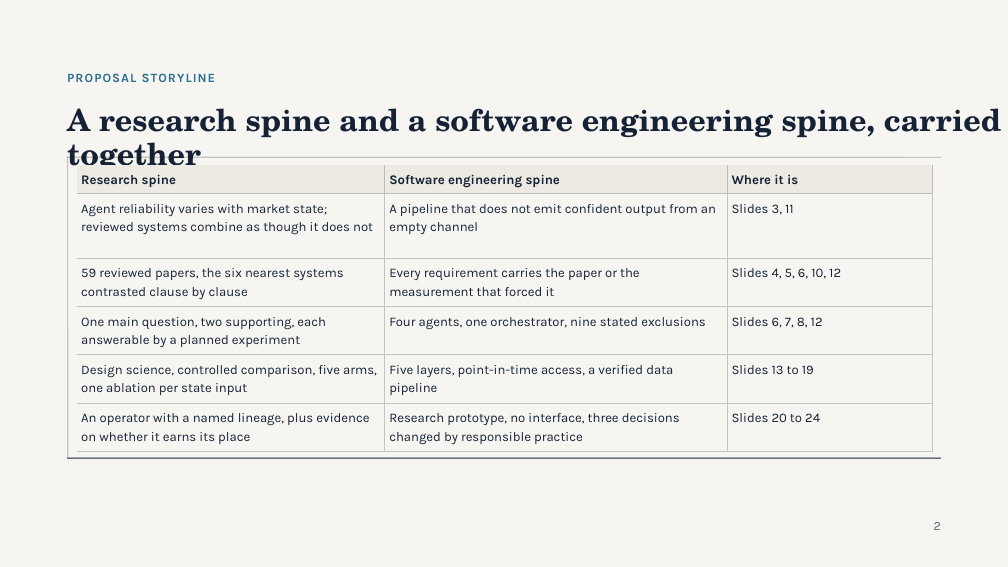
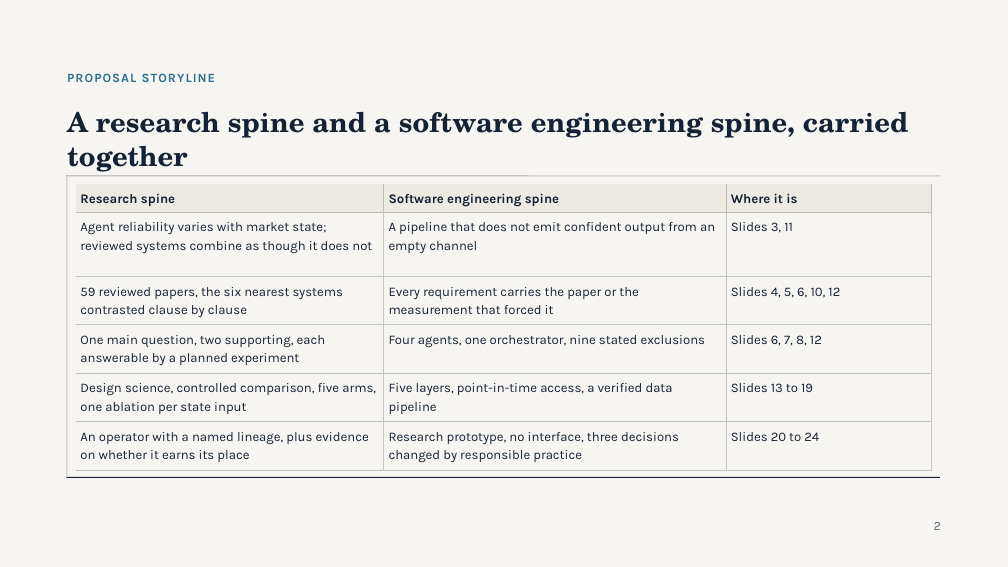
Before and after one commit to Shaahid02/my-obsidian-vault, a slide deck: slide 2 of FYP/Project Proposal/PP Deck 2026-11-05.pptx. Drawn at 1008x567 pixels with LibreOffice and Linux fonts; fonts in the diff are those of the drawing. Boxes give left, top, right and bottom in pixels: in the first picture for what was removed or moved away, otherwise in the second. Text is boxed around its words. In the diff, an @@ line names an element or a change of style, - is before the commit and + after.

```diff
--- a/FYP/Project Proposal/PP Deck 2026-11-05.pptx
+++ b/FYP/Project Proposal/PP Deck 2026-11-05.pptx
@@ title "A research spine and a ..." at (67,111,909,138): size 29 to 26.1 pt @@
@@ 3 lines, 1 table: place and size @@
-3 lines, 1 table at (67,157,941,458)
+3 lines, 1 table at (67,175,940,478)
```
Also in this commit, not shown: 17 other slides changed, 1 other file.
